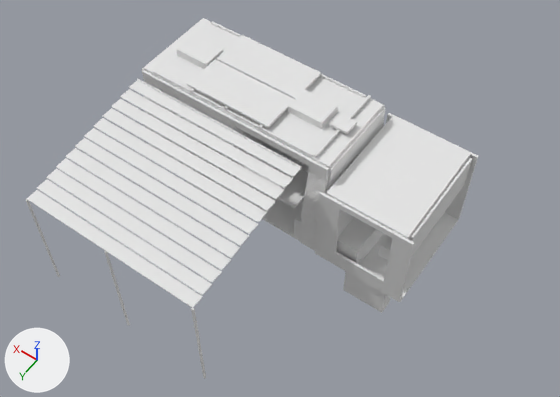
The OBJ model v2-real/model.obj: old version first, new version second.
Both versions are drawn from a 50 mm camera at (-3.47, 5.83, 9.98) aimed at (0.66, 0.05, 0.9). Lighting does not change. The marker at lower left points along +X, +Y and +Z. The older version comes first. Where no turn or scale is listed for an object, it has been applied to the vertices. Vertices at exactly the same position are counted once.

Script lines for the objects in view, before the commit:
```python
me_model = bpy.data.meshes.new('model')
me_model.from_pydata(...)  # 3318 vertices, 3218 faces; spans x -1.5..3.43, y -1.87..2.45, z -0.61..1.98
ob_model = bpy.data.objects.new('model', me_model)
ob_model.location = (0.0, 0.0, 0.0)
```
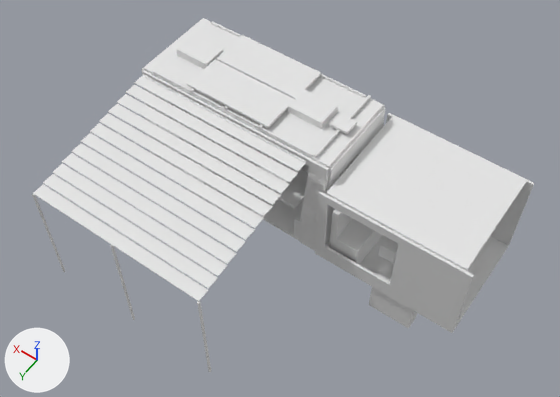
Boxes (x1, y1, x2, y2) around the edits, measured in the pictures (560 x 397 px; the box of a moved part takes in the faces that stretch with it):
'model', reshaped (11% wider)
    before: (26, 18, 478, 379)
    after: (32, 18, 534, 372)
part 1 of me_model, moved or reshaped
    before: (343, 259, 391, 313)
    after: (369, 270, 417, 328)
part 2 of me_model, deleted
    before: (410, 158, 472, 257)
part 3 of me_model, moved or reshaped
    before: (26, 78, 478, 376)
    after: (32, 74, 534, 372)

The change in detail:
me_model is used by ob_model.
me_model had 3318 vertices, 3218 faces and spanned x -1.5..3.43, y -1.87..2.45, z -0.61..1.98.
me_model now has 3310 vertices, 3212 faces and spans x -2.37..3.43, y -1.87..2.34, z -0.61..1.98.
me_model part 1: the loose piece of 8 vertices spanning x -1.26..-0.54, y -0.23..0.01, z -0.6..0.11 is moved by (-0.47, 0.0, 0.0).
me_model part 2: the loose piece of 8 vertices spanning x -1.45..-1.41, y -1.77..-0.06, z 0.9..1.5 is deleted.
Part 3, on me_model:
104 vertices in x 0.3..3.3, y 0.04..2.44, z 1.41..1.86 move by (0.0, -0.12, 0.0).
24 vertices in x 0.28..3.32, y 2.42..2.45, z -0.61..1.39 move by (0.0, -0.11, 0.0).
14 vertices in x -1.5..-1.4, y -1.87..0.04, z -0.04..1.54 move by (-0.87, 0.0, 0.0).
12 vertices in x -1.2, y -1.87..0.04, z 0.0..1.5 move by (-0.1, 0.0, 0.0).
12 vertices in x -0.35, y -1.87..0.04, z 0.0..1.5 move by (0.2, 0.0, 0.0).
4 vertices in x -1.2, y -1.87..0.04, z 1.4 move by (-0.1, 0.0, -0.05).
4 vertices move from x -0.35, y -1.87..0.04, z 1.4 to x -0.15, y -1.87..0.04, z 1.35.
Other edits to the shape of me_model do not show in these pictures.
